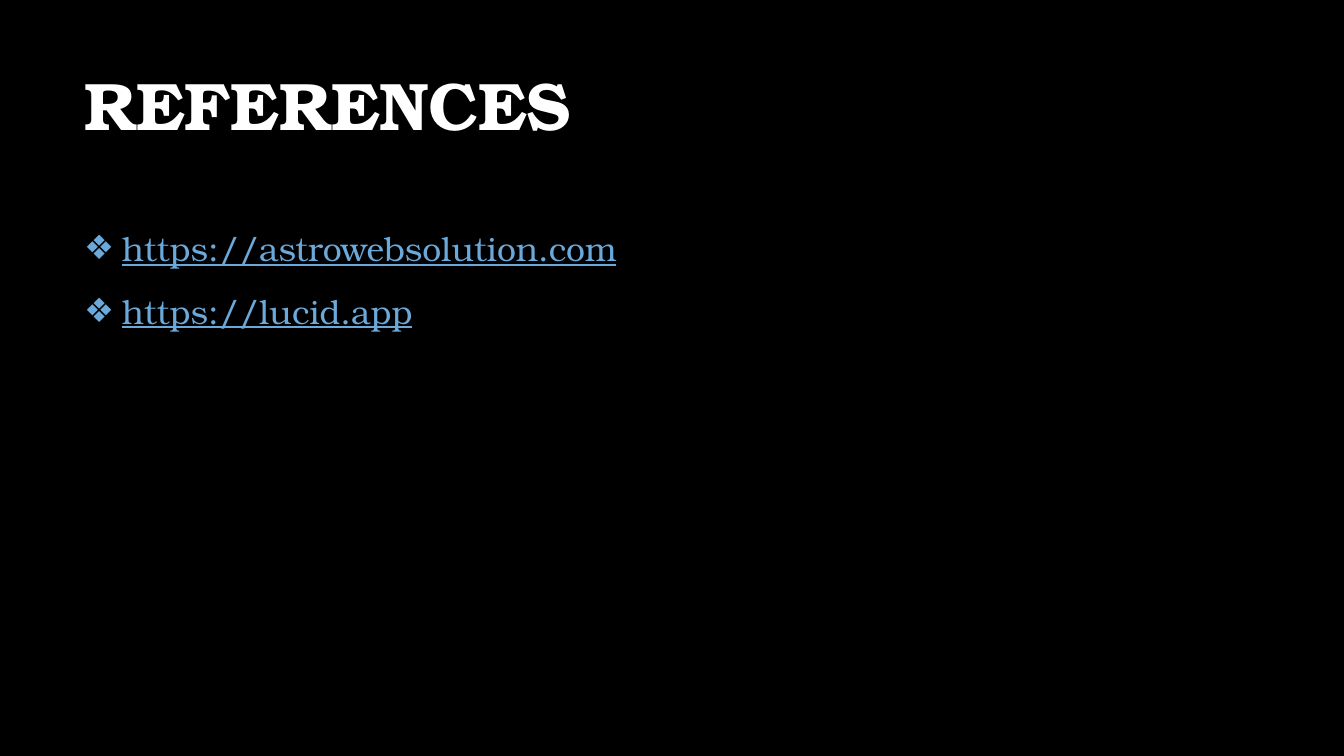
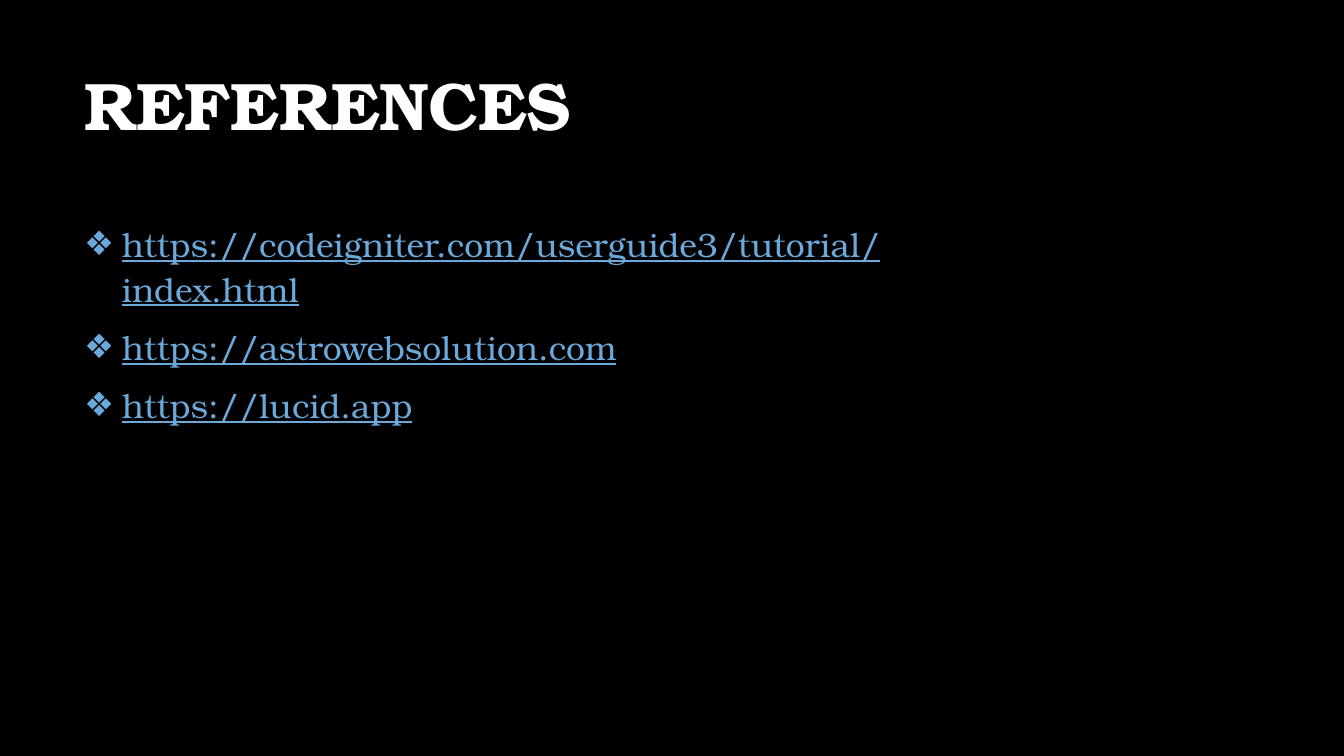
Before and after one commit to BALAJIJ-J/Review1-Documents, a slide deck: slide 16 of 20Y005-Review 1.pptx (slide 10 before the commit). Drawn at 1344x756 pixels with LibreOffice and Linux fonts; fonts in the diff are those of the drawing; background and template pictures are left out. Boxes give left, top, right and bottom in pixels: in the first picture for what was removed or moved away, otherwise in the second. Text is boxed around its words. In the diff, an @@ line names an element or a change of style, - is before the commit and + after.

```diff
--- a/20Y005-Review 1.pptx
+++ b/20Y005-Review 1.pptx
@@ subtitle at (x1=122, y1=233, x2=880, y2=306): paragraph added @@
+❖ https://codeigniter.com/userguide3/tutorial/index.html
@@ subtitle at (x1=122, y1=336, x2=617, y2=426): line spacing 1.2 to 1.1 @@
```
Also in this commit, not shown: 5 other slides changed, 8 slides added, 2 slides removed, 3 other files.
